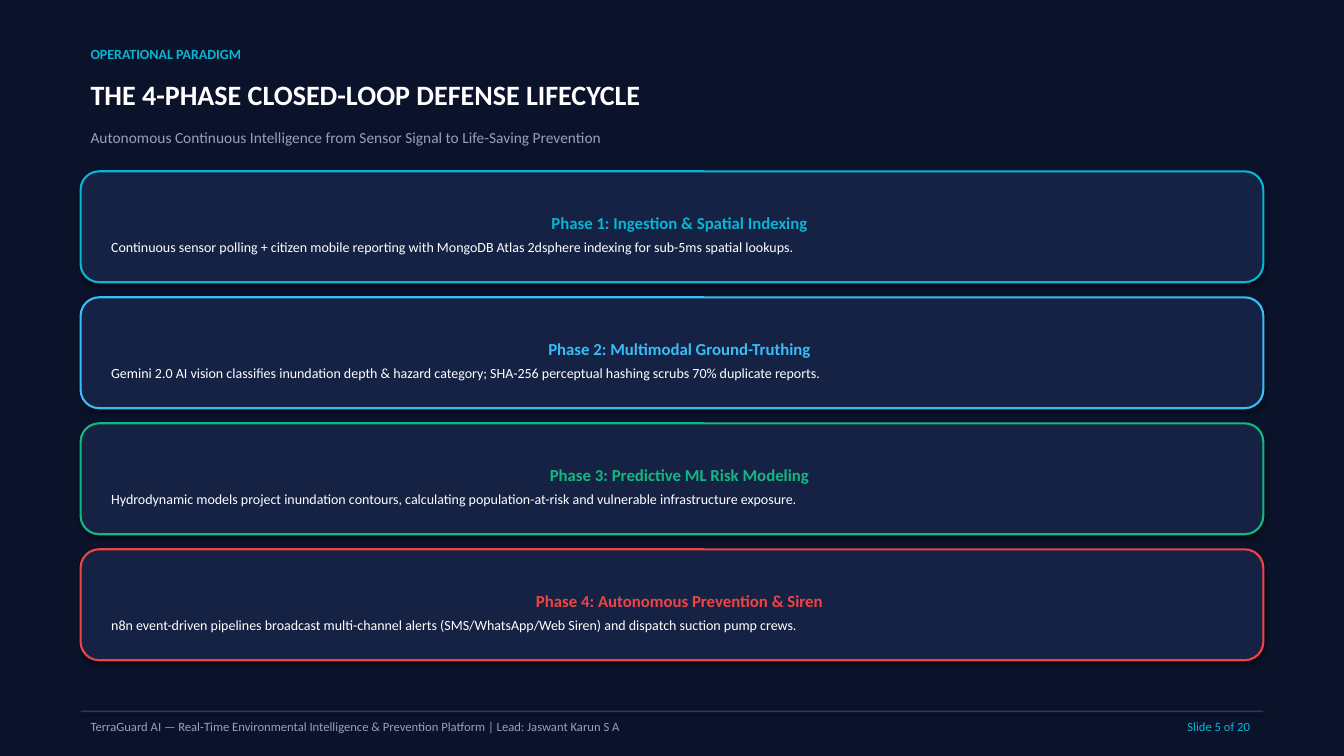
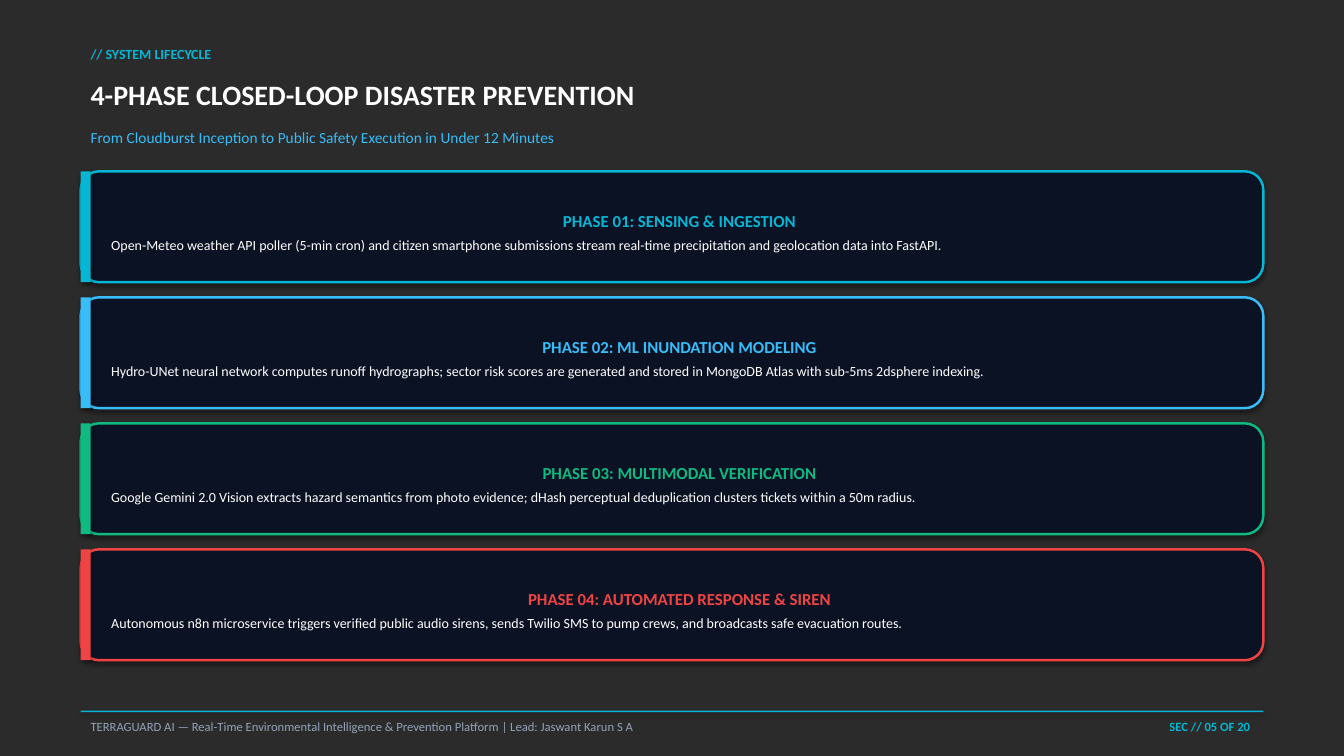
Before and after one commit to Jaswant-Karun/TerraGuard-AI, a slide deck: slide 5 of INFINEX_2K26_TerraGuard_AI_Presentation.pptx. Drawn at 1344x756 pixels with LibreOffice and Linux fonts; fonts in the diff are those of the drawing; background and template pictures are left out; a plain dark background stands for a picture behind light text. Boxes give left, top, right and bottom in pixels: in the first picture for what was removed or moved away, otherwise in the second. Text is boxed around its words. In the diff, an @@ line names an element or a change of style, - is before the commit and + after.

```diff
--- a/INFINEX_2K26_TerraGuard_AI_Presentation.pptx
+++ b/INFINEX_2K26_TerraGuard_AI_Presentation.pptx
@@ background #FFFFFF to picture (left out) @@
@@ rectangle removed at (x1=0, y1=0, x2=1344, y2=756) @@
@@ text at (x1=106, y1=50, x2=212, y2=59): text changed @@
-OPERATIONAL PARADIGM
+// SYSTEM LIFECYCLE
@@ text at (x1=91, y1=86, x2=635, y2=105): text changed @@
-THE 4-PHASE CLOSED-LOOP DEFENSE LIFECYCLE
+4-PHASE CLOSED-LOOP DISASTER PREVENTION
@@ text at (x1=91, y1=132, x2=554, y2=146): text changed; text colour #94A3B8 to #38BDF8 @@
-Autonomous Continuous Intelligence from Sensor Signal to Life-Saving Prevention
+From Cloudburst Inception to Public Safety Execution in Under 12 Minutes
@@ rounded rectangle "PHASE 01: SENSING & INGESTION" at (x1=81, y1=171, x2=1263, y2=282): fill #162244 to #0B1224; outline #06B6D4 1.5 pt to #06B6D4 1.75 pt @@
@@ rectangle added at (x1=81, y1=171, x2=91, y2=282), fill #06B6D4 @@
@@ text in rounded rectangle at (x1=111, y1=216, x2=941, y2=253): text changed @@
-Phase 1: Ingestion & Spatial Indexing
-Continuous sensor polling + citizen mobile reporting with MongoDB Atlas 2dsphere indexing for sub-5ms spatial lookups.
+PHASE 01: SENSING & INGESTION
+Open-Meteo weather API poller (5-min cron) and citizen smartphone submissions stream real-time precipitation and geolocation data into FastAPI.
@@ rounded rectangle "PHASE 02: ML INUNDATION MODELING" moved from (x1=81, y1=423, x2=1263, y2=534) to (x1=81, y1=297, x2=1263, y2=408) @@
@@ rounded rectangle "PHASE 02: ML INUNDATION MODELING" at (x1=81, y1=297, x2=1263, y2=408): fill #162244 to #0B1224; outline #10B981 1.5 pt to #38BDF8 1.75 pt @@
@@ rounded rectangle removed at (x1=81, y1=297, x2=1263, y2=408) @@
-Phase 2: Multimodal Ground-Truthing
-Gemini 2.0 AI vision classifies inundation depth & hazard category; SHA-256 perceptual hashing scrubs 70% duplicate reports.
@@ rectangle added at (x1=81, y1=297, x2=91, y2=408), fill #38BDF8 @@
@@ text in rounded rectangle at (x1=111, y1=342, x2=983, y2=379): text changed @@
-Phase 3: Predictive ML Risk Modeling
-Hydrodynamic models project inundation contours, calculating population-at-risk and vulnerable infrastructure exposure.
+PHASE 02: ML INUNDATION MODELING
+Hydro-UNet neural network computes runoff hydrographs; sector risk scores are generated and stored in MongoDB Atlas with sub-5ms 2dsphere indexing.
@@ rounded rectangle added at (x1=81, y1=423, x2=1263, y2=534), fill #0B1224, outline #10B981 1.75 pt, 10 pt, text #FFFFFF @@
+PHASE 03: MULTIMODAL VERIFICATION
+Google Gemini 2.0 Vision extracts hazard semantics from photo evidence; dHash perceptual deduplication clusters tickets within a 50m radius.
@@ rectangle added at (x1=81, y1=423, x2=91, y2=534), fill #10B981 @@
@@ rounded rectangle "PHASE 04: AUTOMATED RESPONSE & ..." at (x1=81, y1=549, x2=1263, y2=660): fill #162244 to #0B1224; outline #EF4444 1.5 pt to #EF4444 1.75 pt @@
@@ rectangle added at (x1=81, y1=549, x2=91, y2=660), fill #EF4444 @@
@@ text in rounded rectangle at (x1=111, y1=594, x2=902, y2=631): text changed @@
-Phase 4: Autonomous Prevention & Siren
-n8n event-driven pipelines broadcast multi-channel alerts (SMS/WhatsApp/Web Siren) and dispatch suction pump crews.
+PHASE 04: AUTOMATED RESPONSE & SIREN
+Autonomous n8n microservice triggers verified public audio sirens, sends Twilio SMS to pump crews, and broadcasts safe evacuation routes.
@@ rectangle at (x1=81, y1=711, x2=1263, y2=712): fill #283A6B to #06B6D4 @@
@@ text at (x1=91, y1=722, x2=633, y2=733): text changed @@
-TerraGuard AI — Real-Time Environmental Intelligence & Prevention Platform | Lead: Jaswant Karun S A
+TERRAGUARD AI — Real-Time Environmental Intelligence & Prevention Platform | Lead: Jaswant Karun S A
@@ text at (x1=1169, y1=722, x2=1250, y2=731): text changed; bold on @@
-Slide 5 of 20
+SEC // 05 OF 20
```
Also in this commit, not shown: 14 other slides changed, 5 slides added, 5 slides removed, 9 other files.
